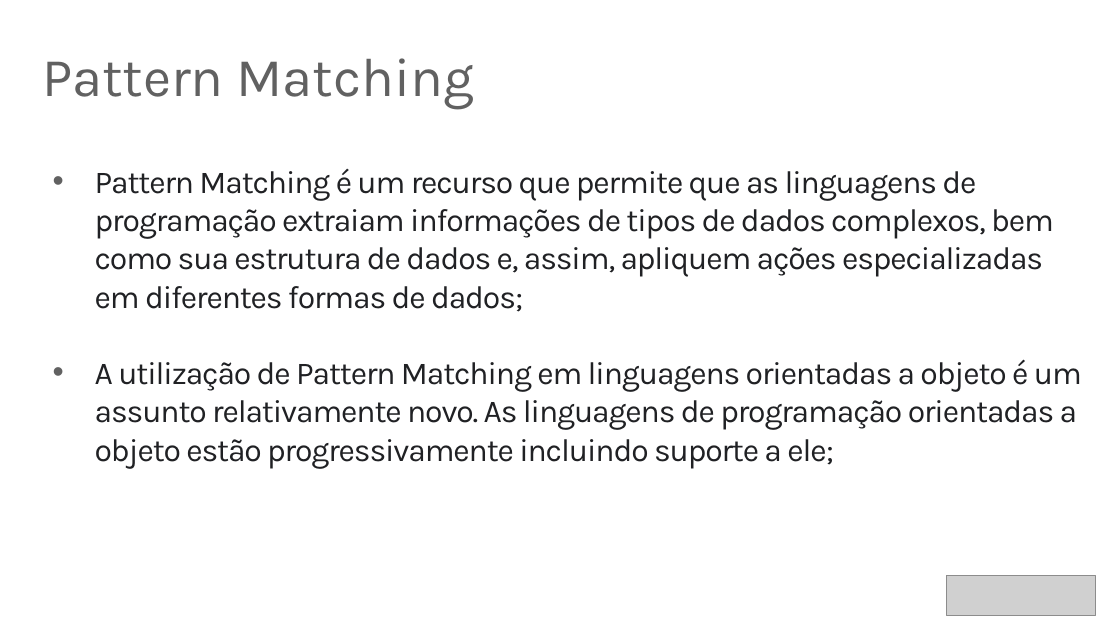
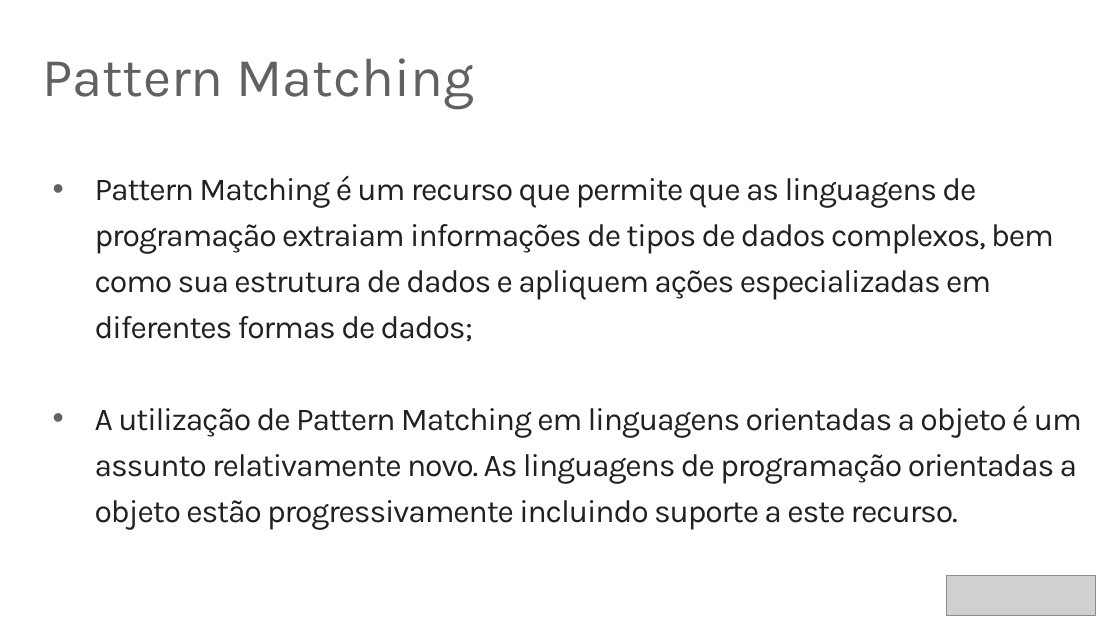
Before and after one commit to rafaelcruz-net/pattern-matching, a slide deck: slide 5 of Apresentacao_Defesa.pptx. Drawn at 1120x630 pixels with LibreOffice and Linux fonts; fonts in the diff are those of the drawing; grey boxes stand for pictures. Boxes give left, top, right and bottom in pixels: in the first picture for what was removed or moved away, otherwise in the second. Text is boxed around its words. In the diff, an @@ line names an element or a change of style, - is before the commit and + after.

```diff
--- a/Apresentacao_Defesa.pptx
+++ b/Apresentacao_Defesa.pptx
@@ text at [95,176,1082,530]: text changed @@
-• Pattern Matching é um recurso que permite que as linguagens de programação extraiam informações de tipos de dados complexos, bem como sua estrutura de dados e, assim, apliquem ações especializadas em diferentes formas de dados;
-• A utilização de Pattern Matching em linguagens orientadas a objeto é um assunto relativamente novo. As linguagens de programação orientadas a objeto estão progressivamente incluindo suporte a ele;
+• Pattern Matching é um recurso que permite que as linguagens de programação extraiam informações de tipos de dados complexos, bem como sua estrutura de dados e apliquem ações especializadas em diferentes formas de dados;
+• A utilização de Pattern Matching em linguagens orientadas a objeto é um assunto relativamente novo. As linguagens de programação orientadas a objeto estão progressivamente incluindo suporte a este recurso.
```
Also in this commit, not shown: 22 other slides changed, 1 slide added, 2 other files.
